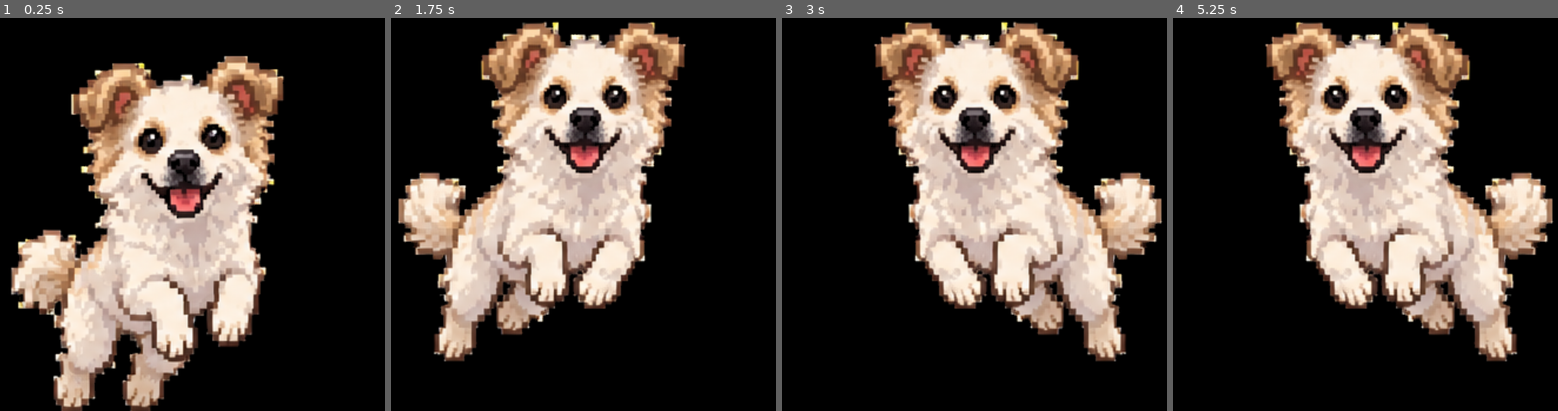
Above: before the commit, frames 1-4 (left to right).
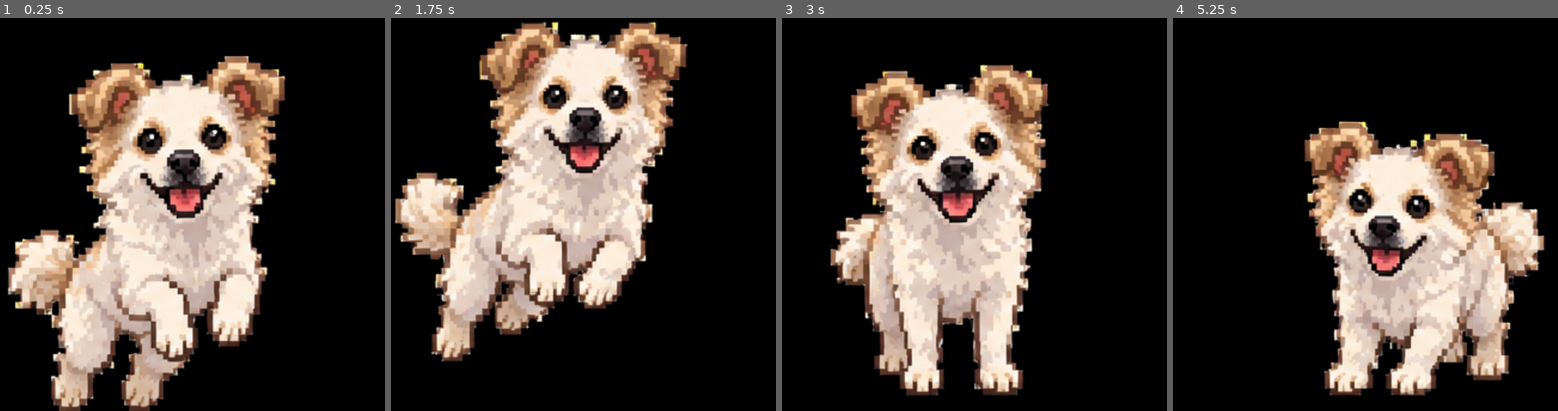
Above: after the commit, the same moments.

Repository: froqiedia/Desktop-Pet
Game: Godot game, scene res://node_2d.tscn
Two runs of this game, one before a commit and one after it. Both use one fixed random seed, a clock stepped at 60 frames per second and the inputs below.
Inputs (mouse positions are in pixels of both pictures, inside the frame that each line leads up to):
- Up to frame 1 (0.25 s): no input
- Up to frame 2 (1.75 s): tap Enter at 0.5 s; drag from (568, 198) to (618, 124) at 0.52 s; drag from (494, 230) to (568, 198) at 1.27 s
- Up to frame 3 (3 s): move the mouse to (1009, 124) at 2.02 s; hold Right 2.03-2.75 s; tap Alt at 2.1 s; click (1009, 124) at 2.17 s; drag from (947, 293) to (847, 151) at 2.77 s
- Up to frame 4 (5.25 s): move the mouse to (1477, 269) at 3.52 s; hold Left 3.53-4.25 s; tap Alt at 3.6, 5.1 s; click (1477, 269) at 3.67 s; drag from (1238, 151) to (1350, 198) at 4.27 s; move the mouse to (1377, 210) at 5.02 s; hold Down from 5.03 s (still down); click (1377, 210) at 5.17 s

The runs differ from the first frame. In frame 1, 5.9% of the frame differs, in the area x 1-75%, y 9-100%; in frame 2, 5.6%; in frame 3, 48%, in the area x 12-99%, y 0-97%; in frame 4, 41%.

Commit message:
added states to make it easier and that it has a change to sleep

Diff:
--- a/node_2d.gd
+++ b/node_2d.gd
@@ -5,63 +5,104 @@
 var screen_size = Vector2()
 var window_size = Vector2(200,200)
 
-var idle_timer = 0.0
+var run_midle = false
+
+var idle_timer = randf_range(1,3)
 var is_idling = false
 var mouse_left = false
 
 var is_dragging = false
 var drag_offset = Vector2()
 
+var innan_Sov = INF
+var sov_tid = randf_range(8, 18)
+
+var har_skällt = false
+
+enum State {WALK, SLEEP, PAUS}
+var state = State.WALK
+
 @onready var animated_sprite = $AnimatedSprite2D
 @onready var area = $Area2D
 
+
 func _on_area_input(_viewport, event, _shape_idx):
 	if event is InputEventMouseButton and event.button_index == MOUSE_BUTTON_LEFT:
-		if mouse_left == false:
-			$AudioStreamPlayer.play()
-			mouse_left = true
 		if event.pressed:
 			is_dragging = true
 			var mouse_pos = Vector2(DisplayServer.mouse_get_position())
 			var win_pos = Vector2(DisplayServer.window_get_position())
 			drag_offset = mouse_pos - win_pos
+			$skäll.play()
 		else:
 			is_dragging = false
+			$skäll.stop()
 func maybe_idle():
 	if randf() < 0.3:
+		state = State.PAUS
 		is_idling = true
-		idle_timer = randf_range(1.0, 3.0)
-		var r = randi() % 3
-		if r == 0:
-			animated_sprite.play("idle")
-			speed = 0
+		idle_timer = randf_range(1,3)
+	run_midle = false
 func _ready():
 	screen_size = Vector2(DisplayServer.screen_get_size())
 	animated_sprite.play("hop")
 	area.input_event.connect(_on_area_input)
 func _physics_process(delta: float) -> void:
+	match state:
+		State.WALK:
+			speed = 300
+			animated_sprite.play("hop")
+			innan_Sov -= delta
+			if run_midle == true:
+				maybe_idle()
+			if innan_Sov <= 0:
+				sov_tid = randf_range(8, 18)
+				state = State.SLEEP
+		State.PAUS:
+			speed = 0
+			animated_sprite.play("idle")
+			if idle_timer >= 0 and idle_timer <= 1 and har_skällt == false:
+				$"gnäll 1 sek".play()
+				har_skällt = true
+			elif idle_timer >= 1 and idle_timer <= 2 and har_skällt == false:
+				$"gnäll 2 sek".play()
+				har_skällt = true
+			elif har_skällt == false and har_skällt == false:
+				$"gnäll 3 sek".play()
+				har_skällt = true
+			idle_timer -= delta
+			if idle_timer <= 0:
+				har_skällt = false
+				is_idling = false
+				speed = 300
+				animated_sprite.play("hop")
+				$"gnäll 1 sek".stop()
+				$"gnäll 2 sek".stop()
+				$"gnäll 3 sek".stop()
+				if randf() < 0.1:
+					innan_Sov = randf_range(3,6)
+				state = State.WALK
+		State.SLEEP:
+			print ("sover")
+			speed = 0
+			animated_sprite.play("sover")
+			sov_tid -= delta
+			if sov_tid <= 0:
+				innan_Sov = INF
+				state = State.WALK
 	if is_dragging:
 		var mouse_pos = Vector2(DisplayServer.mouse_get_position())
 		var new_win_pos = mouse_pos - drag_offset
 		DisplayServer.window_set_position(Vector2i(new_win_pos))
 		return
-
-	if is_idling:
-		idle_timer -= delta
-		if idle_timer <= 0:
-			is_idling = false
-			speed = 300
-			animated_sprite.play("hop")
-		return
 	var window_position = Vector2(DisplayServer.window_get_position())
 	window_position += direction * speed * delta
-	print (window_position)
 	window_position.x = clamp(window_position.x, 0, screen_size.x - window_size.x)
 	window_position.y = clamp(window_position.y, 0, screen_size.y - window_size.y)
 	DisplayServer.window_set_position(Vector2(window_position))
 	if window_position.x <= 0 or window_position.x >= screen_size.x - window_size.x :
 		direction.x *= -1
 		animated_sprite.flip_h = !animated_sprite.flip_h
-		maybe_idle()
+		run_midle = true
 	if window_position.y <= 0 or window_position.y >= screen_size.y - window_size.y :
 		direction.y *= -1
--- a/node_2d.tscn
+++ b/node_2d.tscn
@@ -2,7 +2,11 @@
 
 [ext_resource type="Script" uid="uid://byemvmmy6lgmf" path="res://node_2d.gd" id="1_0e48y"]
 [ext_resource type="Texture2D" uid="uid://b4cut5ydwjcbl" path="res://hund_transparent.png" id="2_0e48y"]
+[ext_resource type="Texture2D" uid="uid://cbx5xm2dcrgv2" path="res://download.png" id="3_d21ai"]
 [ext_resource type="AudioStream" uid="uid://de82pjfql1evx" path="res://420449__mrthenoronha__barking-2.wav" id="3_epypp"]
+[ext_resource type="AudioStream" uid="uid://5pguhpdhpsfe" path="res://350593__austinxyz__chihuahua-puppy-whine.wav" id="4_kdubu"]
+[ext_resource type="AudioStream" uid="uid://xsm7ack3l5ky" path="res://427127__caap__82-perritogimoteafeliz.wav" id="5_d21ai"]
+[ext_resource type="AudioStream" uid="uid://b0iie46ir6m15" path="res://827539__qubodup__dog-long-greeting-yelp.wav" id="6_rj586"]
 
 [sub_resource type="AtlasTexture" id="AtlasTexture_epypp"]
 atlas = ExtResource("2_0e48y")
@@ -64,6 +68,14 @@
 "loop": 1,
 "name": &"idle",
 "speed": 5.0
+}, {
+"frames": [{
+"duration": 1.0,
+"texture": ExtResource("3_d21ai")
+}],
+"loop": 1,
+"name": &"sover",
+"speed": 5.0
 }]
 
 [sub_resource type="RectangleShape2D" id="RectangleShape2D_d21ai"]
@@ -74,10 +86,10 @@
 
 [node name="AnimatedSprite2D" type="AnimatedSprite2D" parent="." unique_id=99968712]
 position = Vector2(103.99999, 110)
-scale = Vector2(0.59, 0.6)
+scale = Vector2(0.6, 0.6)
 sprite_frames = SubResource("SpriteFrames_3tm4w")
-animation = &"idle"
-frame_progress = 0.52426046
+animation = &"sover"
+frame_progress = 0.40754288
 
 [node name="Area2D" type="Area2D" parent="." unique_id=2034710689]
 
@@ -85,5 +97,14 @@
 position = Vector2(96.5, 93)
 shape = SubResource("RectangleShape2D_d21ai")
 
-[node name="AudioStreamPlayer" type="AudioStreamPlayer" parent="." unique_id=160500326]
+[node name="skäll" type="AudioStreamPlayer" parent="." unique_id=160500326]
 stream = ExtResource("3_epypp")
+
+[node name="gnäll 1 sek" type="AudioStreamPlayer" parent="." unique_id=2004588142]
+stream = ExtResource("4_kdubu")
+
+[node name="gnäll 2 sek" type="AudioStreamPlayer" parent="." unique_id=422571849]
+stream = ExtResource("5_d21ai")
+
+[node name="gnäll 3 sek" type="AudioStreamPlayer" parent="." unique_id=2101036408]
+stream = ExtResource("6_rj586")
Not shown, added: 350593__austinxyz__chihuahua-puppy-whine.wav.import
Not shown, added: 427127__caap__82-perritogimoteafeliz.wav.import
Binary file added: 7178e856-3fb8-407f-b428-2b3aff58456a.png
Not shown, added: 7178e856-3fb8-407f-b428-2b3aff58456a.png.import
Not shown, added: 827539__qubodup__dog-long-greeting-yelp.wav.import
Not shown, added: 859937__georgewl__dog-whining-for-attention.wav.import
Binary file added: Analysis output 1.png
Not shown, added: Analysis output 1.png.import
Binary file added: download.png
Not shown, added: download.png.import
Binary file added: sovande_hund_200x200_storre.png
Not shown, added: sovande_hund_200x200_storre.png.import
(and 15 more such lines)
